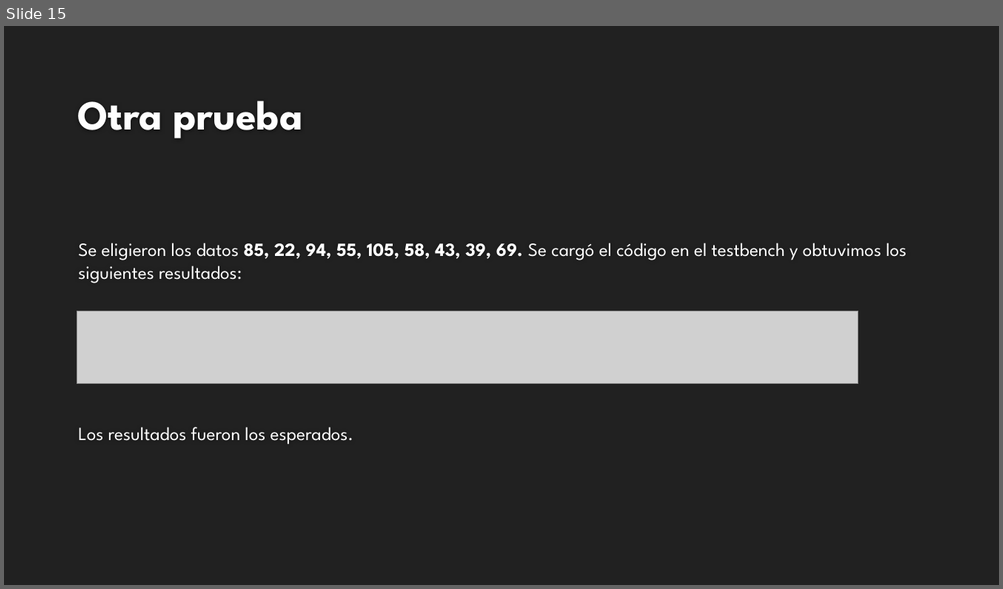
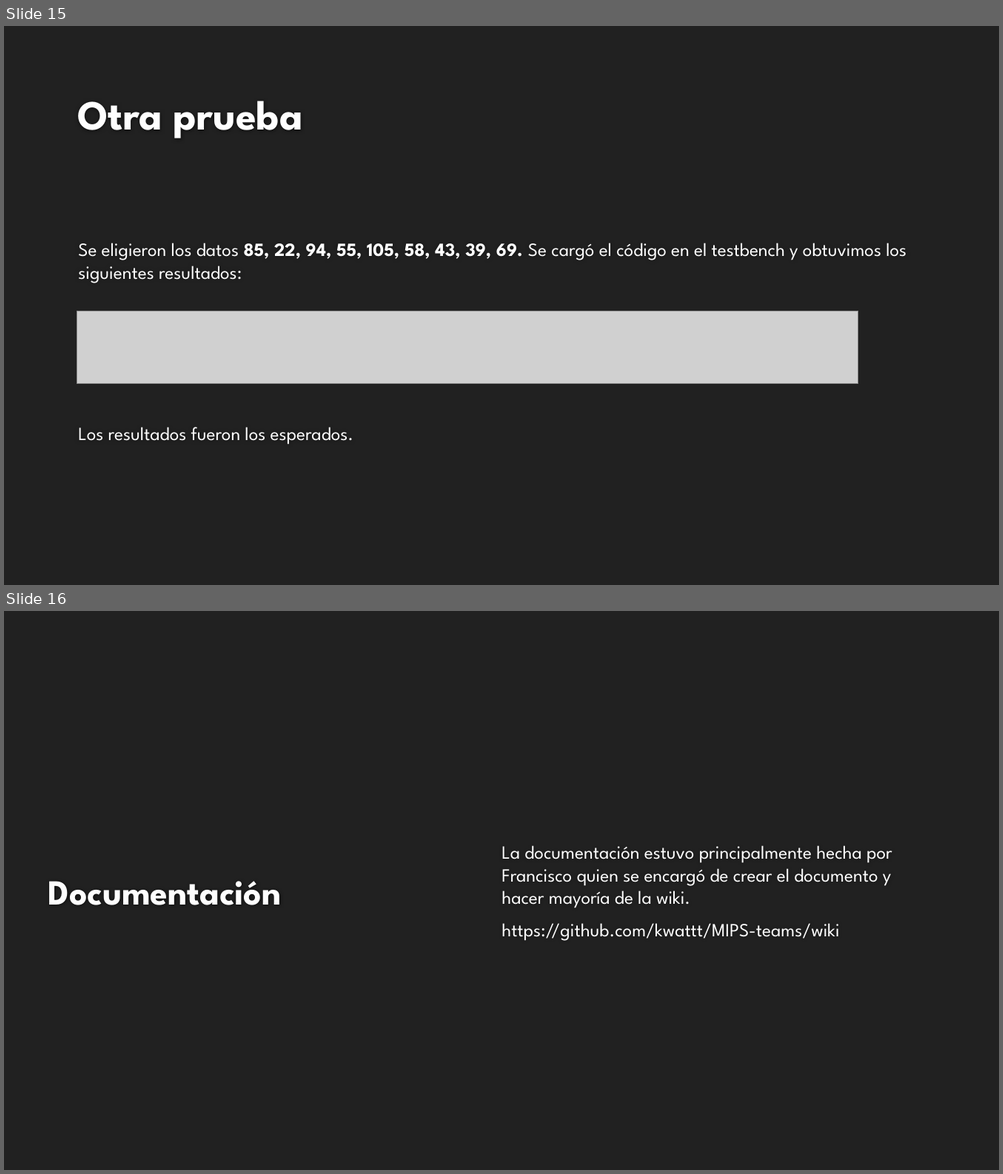
Before and after one commit to kwattt/MIPS-teams, a slide deck: documentacion/MIPS Proyecto Final.pptx. Shown one above the other, each under a label of ours: slide 15 before the commit, slides 15 and 16 after it. The pictures are 1003x589 and 1003x1174 pixels, drawn with LibreOffice and Linux fonts; fonts in the diff are those of the drawing; grey boxes stand for pictures; background and template pictures are left out. Boxes give left, top, right and bottom in pixels: in the first picture for what was removed or moved away, otherwise in the second. Text is boxed around its words. In the diff, an @@ line names an element or a change of style, - is before the commit and + after.

Commit message:
pdf presentacion

```diff
--- a/documentacion/MIPS Proyecto Final.pptx
+++ b/documentacion/MIPS Proyecto Final.pptx
@@ slide 16 added at [4,611,999,1170], background #212121 @@
@@ text added at [501,846,892,941], 18 pt, text #FFFFFF @@
+La documentación estuvo principalmente hecha por Francisco quien se encargó de crear el documento y hacer mayoría de la wiki.
+https://github.com/kwattt/MIPS-teams/wiki
@@ title added at [48,881,281,906], 34 pt, text #FEFEFE, bold @@
+Documentación
```
Also in this commit, not shown: 1 other file.
